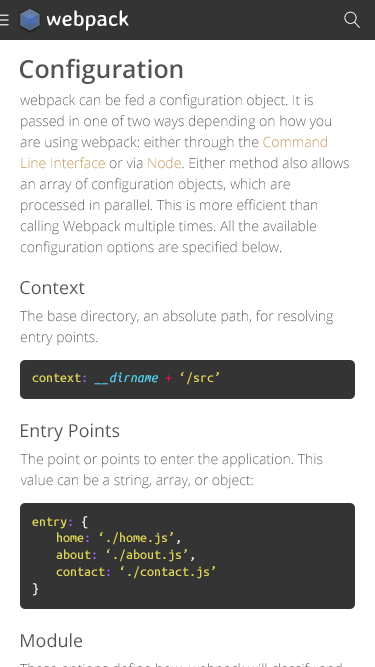
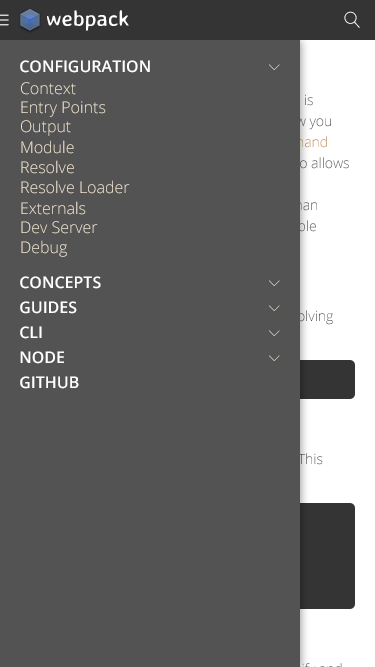
Revision of a layered 375 × 667 image; what changed, layer by layer:
showed "Label" (1st of 6, in "Nav" › "Concepts"), painted on it over (20, 276, 101, 289)
showed "Arrow" (1st of 5, in "Nav" › "Concepts") over (269, 280, 280, 286)
showed "Label" (2nd of 6, in "Nav" › "Guides"), painted on it over (20, 301, 87, 314)
showed "Arrow" (2nd of 5, in "Nav" › "Guides") over (269, 305, 280, 311)
moved "Configuration" above "CLI" over (20, 60, 280, 257)
showed "Label" (3rd of 6, in "Nav" › "Configuration") over (20, 60, 150, 73)
showed "Arrow" (3rd of 5, in "Nav" › "Configuration") over (269, 64, 280, 70)
showed "Context" (1st of 2, in "Nav" › "Configuration" › "List") over (21, 82, 76, 95)
showed "Entry Points" (1st of 2, in "Nav" › "Configuration" › "List") over (21, 101, 106, 117)
showed "Output" over (21, 120, 71, 136)
showed "Module" (1st of 2, in "Nav" › "Configuration" › "List") over (21, 140, 74, 154)
showed "Resolve" over (21, 160, 74, 174)
showed "Resolve Loader" over (21, 180, 130, 194)
showed "Externals" over (21, 201, 86, 215)
showed "Dev Server" (in "Nav" › "Configuration" › "List") over (21, 221, 98, 234)
showed "Debug" over (21, 240, 67, 257)
showed "Label" (4th of 6, in "Nav" › "CLI") over (20, 326, 42, 339)
showed "Arrow" (4th of 5, in "Nav" › "CLI") over (269, 330, 280, 336)
showed "Label" (5th of 6, in "Nav" › "Node") over (20, 351, 64, 364)
showed "Arrow" (5th of 5, in "Nav" › "Node") over (269, 355, 280, 361)
showed "Label" (6th of 6, in "Nav" › "Github"), painted on it over (20, 376, 96, 389)
removed group "Dev Server" (2nd of 2, in "Nav") (2 layers) from group "Nav" over (20, 401, 280, 414)
showed "Background" (2nd of 5, in "Nav") over (0, 40, 300, 667)
